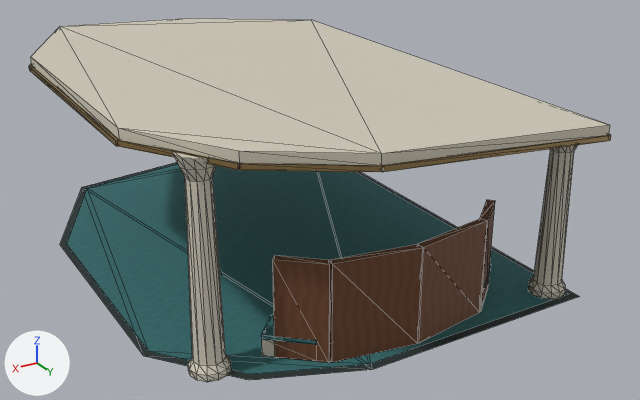
One commit to the glTF model Game/assets/models/AST-AQU-014.glb: the scene before it, then after it.
Before and after are seen from a camera (50 mm lens) standing at (13.87, 11.14, 9.5) and looking at (3.92, -5.44, 1.21). The lights are fixed; the arrows at lower left show +X, +Y and +Z. The picture after the commit comes second. Mesh edges are drawn as thin lines. Vertices at exactly the same position are counted once.

Script lines for the objects in view, before the commit:
```python
me_arr_canopyedge_0 = bpy.data.meshes.new('ARR_CanopyEdge_0')
me_arr_canopyedge_0.from_pydata(...)  # 128 vertices, 216 faces; spans x 0.24..9.46, y -12.86..-0.24, z 3.61..4.44
me_arr_canopyedge_0.materials.append(mat_champagne_metal)  # picture img_champagne_metal
me_arr_finish_border = bpy.data.meshes.new('ARR_Finish_border')
me_arr_finish_border.from_pydata(...)  # 8 vertices, 6 faces; spans x 0.38..9.3, y -12.67..-0.42, z 0.0
me_arr_finish_border.materials.append(mat_arrival_grip)  # picture img_aquatic_dark_grip
me_arr_recessbacking_0 = bpy.data.meshes.new('ARR_RecessBacking_0')
me_arr_recessbacking_0.from_pydata(...)  # 32 vertices, 48 faces; spans x 1.84..7.16, y -1.87..-0.71, z 0.0..2.1
me_arr_recessbacking_0.materials.append(mat_warm_walnut)  # picture img_warm_walnut
ob_arr_finish_grip = bpy.data.objects.new('ARR_finish_grip', me_arr_finish_border)
ob_arr_finish_grip.location = (0.0, 0.0, 0.0)
ob_arr_static_champagne_metal = bpy.data.objects.new('ARR_static_champagne_metal', me_arr_canopyedge_0)
ob_arr_static_champagne_metal.location = (0.0, 0.0, 0.0)
ob_arr_static_warm_walnut = bpy.data.objects.new('ARR_static_warm_walnut', me_arr_recessbacking_0)
ob_arr_static_warm_walnut.location = (0.0, 0.0, 0.0)
# also in view: 'ARR_finish_wet_tile' at (4.83, -6.55, 0.0); 'ARR_static_ivory_enamel' at (4.85, -6.55, 2.32)
```
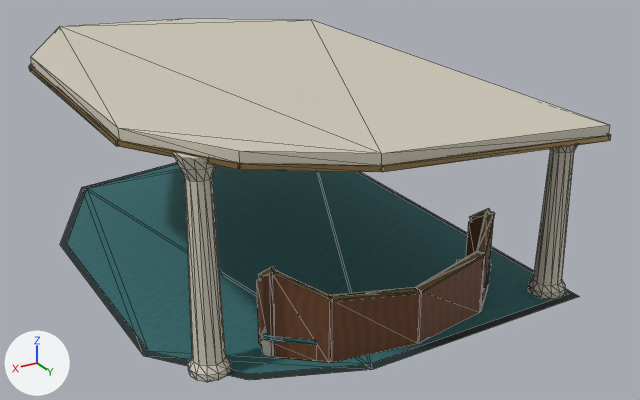
What changed in the scene script:
```text
Change me_arr_canopyedge_0:
    used by ob_arr_static_champagne_metal; location = (0.0, 0.0, 0.0)
    remove me_arr_canopyedge_0.from_pydata(...)  # 128 vertices, 216 faces; spans x 0.24..9.46, y -12.86..-0.24, z 3.61..4.44
    add me_arr_canopyedge_0.from_pydata(...)  # 176 vertices, 288 faces; spans x 0.24..9.46, y -12.86..-0.24, z 1.13..4.44
    me_arr_canopyedge_0 part 1
    40 vertices are added at x 1.84..7.16, y -2.41..-0.7, z 1.13..1.88
    8 new vertices lie (0.04, 0.0, 0.0) away from vertices in x 1.88..7.08, y -2.41..-1.74, z 1.32..1.88
    72 new faces join them
Change me_arr_recessbacking_0:
    used by ob_arr_static_warm_walnut; location = (0.0, 0.0, 0.0)
    remove me_arr_recessbacking_0.from_pydata(...)  # 32 vertices, 48 faces; spans x 1.84..7.16, y -1.87..-0.71, z 0.0..2.1
    add me_arr_recessbacking_0.from_pydata(...)  # 48 vertices, 72 faces; spans x 1.81..7.19, y -2.35..-0.71, z 0.0..1.8
    me_arr_recessbacking_0 part 2
    16 vertices are removed from x 1.84..7.16, y -1.87..-0.71, z 2.1
    40 faces are deleted
    16 vertices are added at x 1.81..7.16, y -2.35..-0.71, z 0.0..1.8
    8 new vertices lie (0.0, 0.0, 1.35) away from vertices in x 2.64..6.36, y -1.19..-1.01, z 0.0
    8 new vertices lie (0.18, 0.0, 0.0) away from vertices in x 1.81..7.01, y -2.35..-1.8, z 0.0..1.8
    64 new faces join them
```

What differs and where, as boxes [x1, y1, x2, y2] in the pictures (640 x 400 px):
'ARR_static_warm_walnut', reshaped (7% wider, 8% shorter)
    before: [273, 200, 495, 363]
    after: [257, 213, 494, 363]
'ARR_static_champagne_metal', reshaped
    before: [29, 63, 611, 172]
    after: [29, 63, 611, 302]
part 1 of me_arr_canopyedge_0, added
    after: [258, 209, 495, 302]
